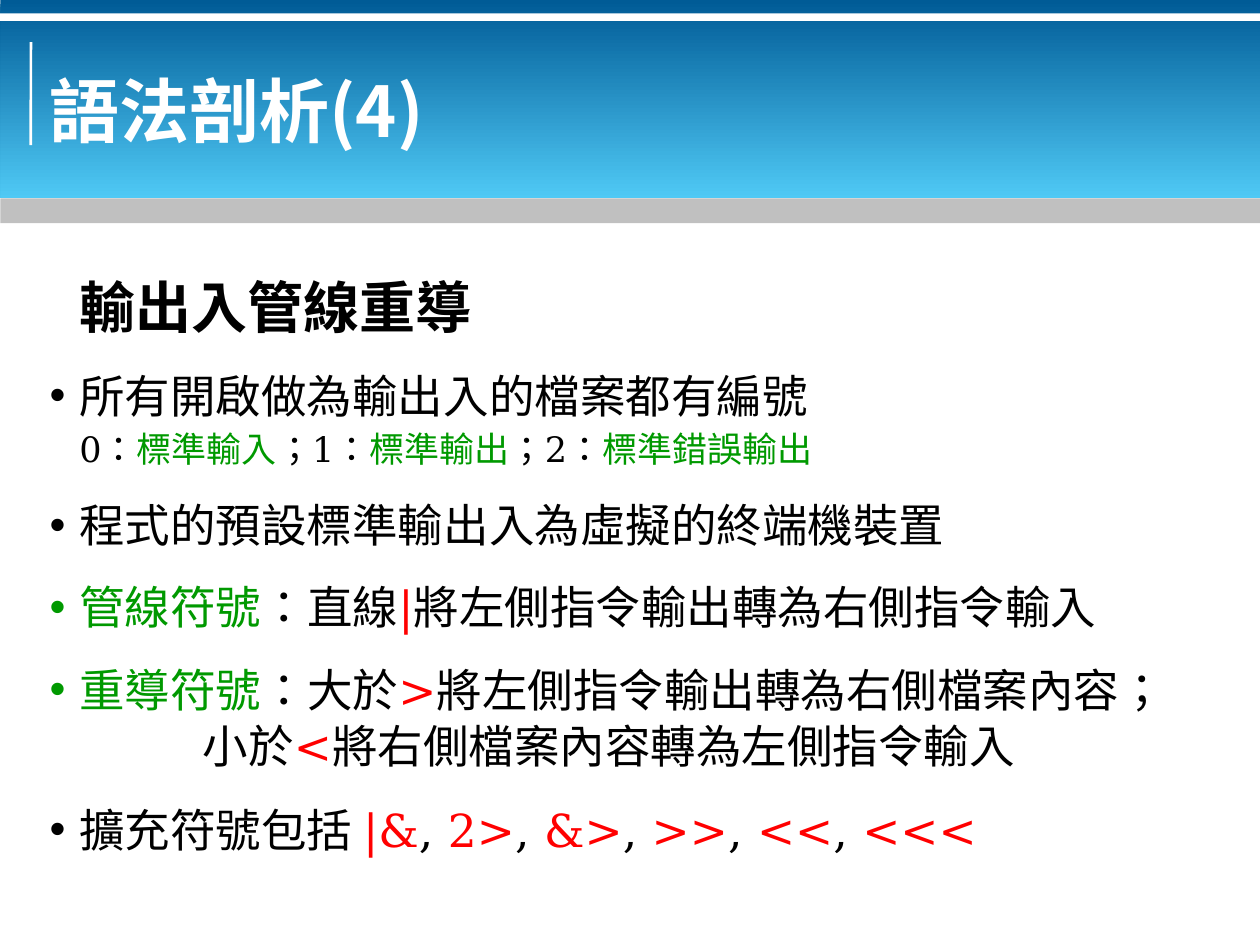
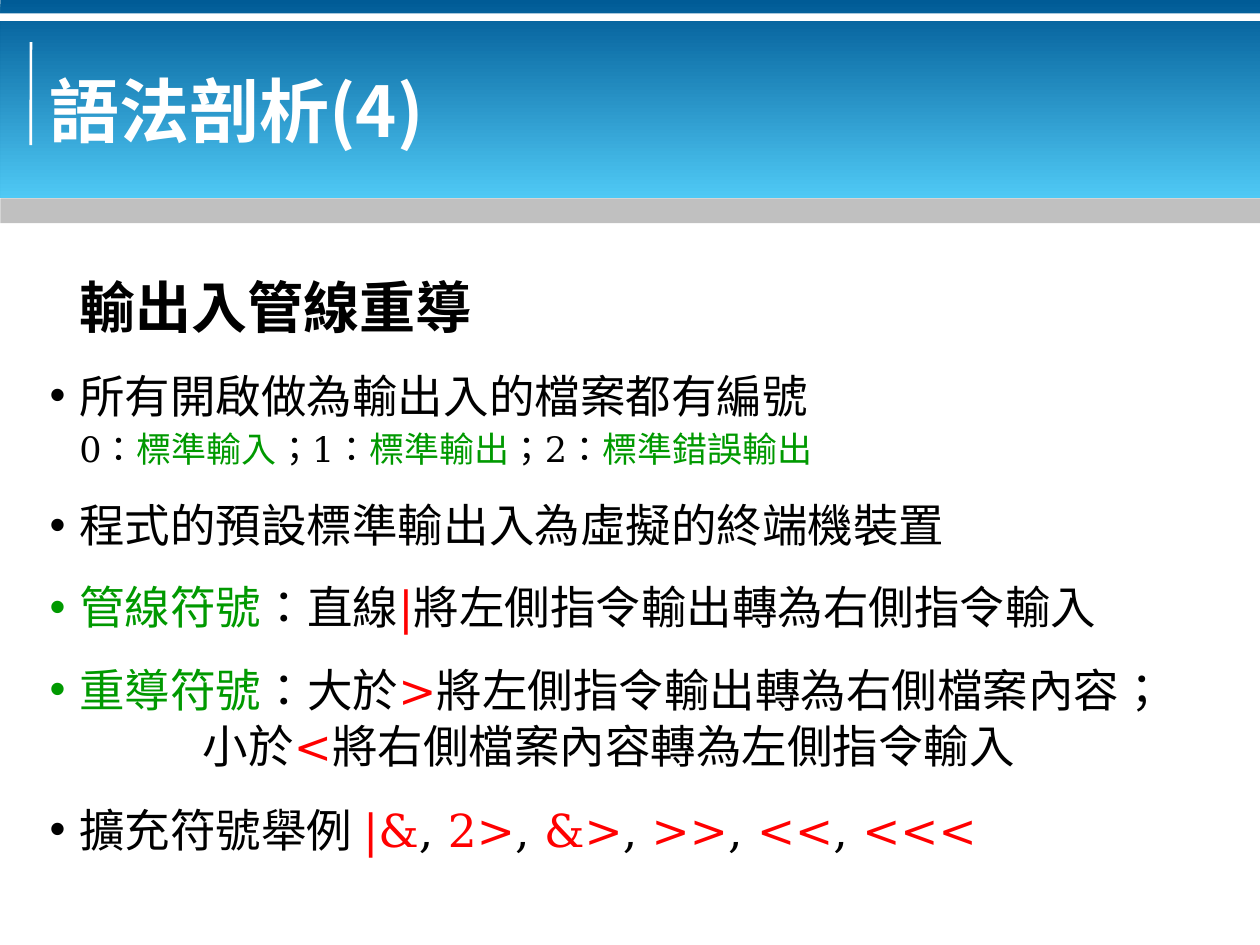
Before and after one commit to bluebat/.presentations, a slide deck: slide 10 of bash-basics.odp. Drawn at 1260x945 pixels with LibreOffice and Linux fonts; fonts in the diff are those of the drawing; background and template pictures are left out. Boxes give left, top, right and bottom in pixels: in the first picture for what was removed or moved away, otherwise in the second. Text is boxed around its words. In the diff, an @@ line names an element or a change of style, - is before the commit and + after.

```diff
--- a/bash-basics.odp
+++ b/bash-basics.odp
@@ text at (x1=79, y1=808, x2=530, y2=853): text changed @@
-• 擴充符號包括 |&, 2>, &>, >>, <<, <<<
+• 擴充符號舉例 |&, 2>, &>, >>, <<, <<<
```
Also in this commit, not shown: 4 other slides changed, 1 other file.
